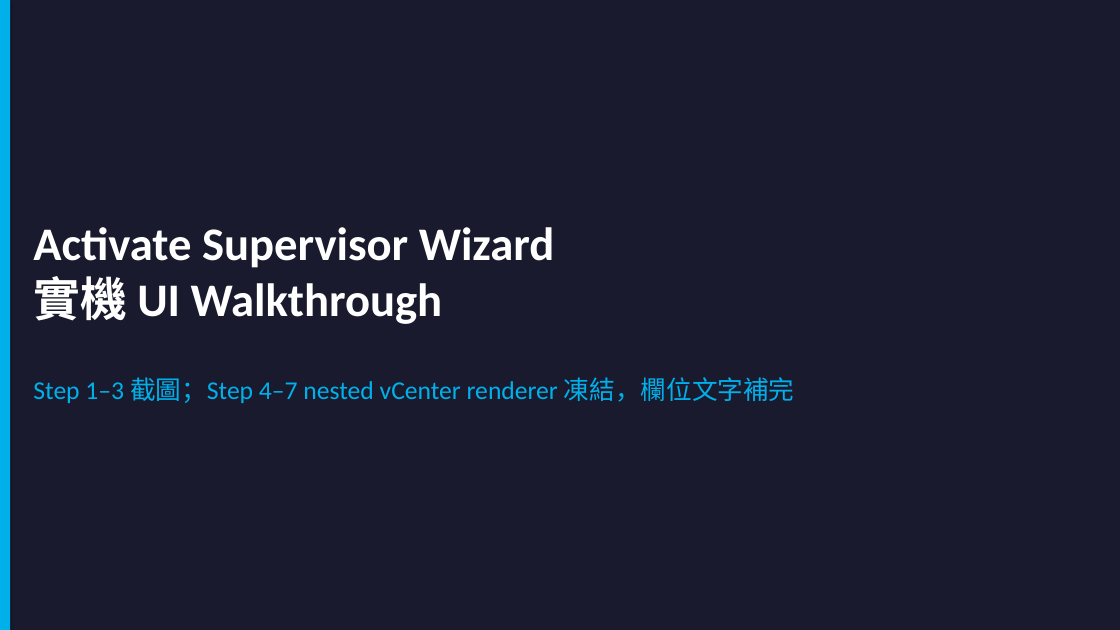
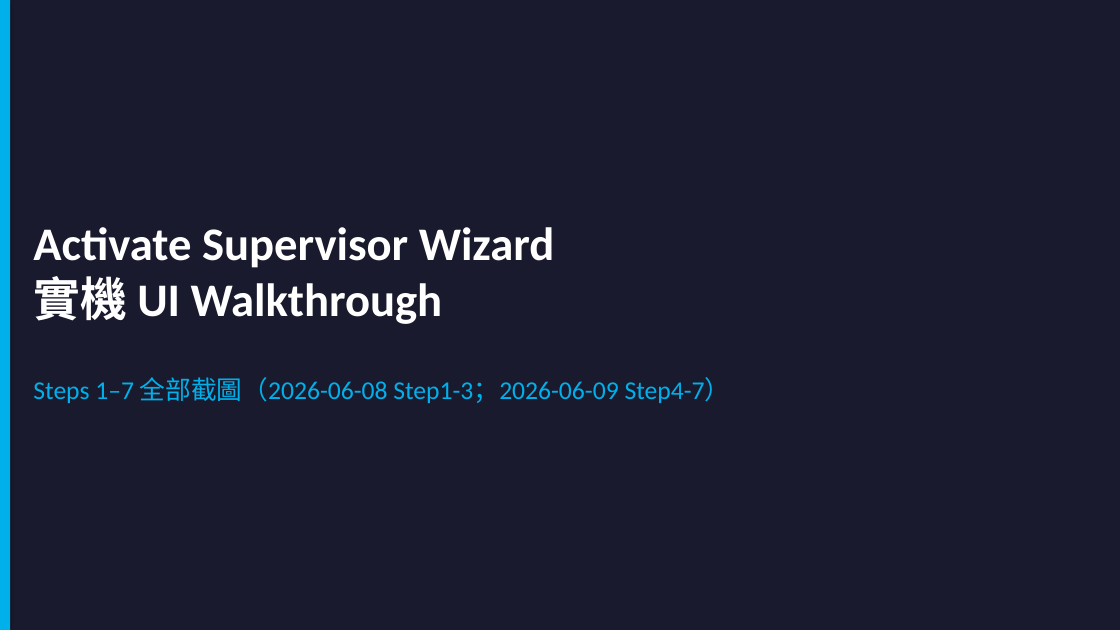
Before and after one commit to kostenyang/vcf9.1vks, a slide deck: slide 9 of VKS-on-VCF91.pptx. Drawn at 1120x630 pixels with LibreOffice and Linux fonts; fonts in the diff are those of the drawing. Boxes give left, top, right and bottom in pixels: in the first picture for what was removed or moved away, otherwise in the second. Text is boxed around its words. In the diff, an @@ line names an element or a change of style, - is before the commit and + after.

```diff
--- a/VKS-on-VCF91.pptx
+++ b/VKS-on-VCF91.pptx
@@ text at [33,377,731,403]: text changed @@
-Step 1–3 截圖；Step 4–7 nested vCenter renderer 凍結，欄位文字補完
+Steps 1–7 全部截圖（2026-06-08 Step1-3；2026-06-09 Step4-7）
```
Also in this commit, not shown: 2 other slides changed, 4 slides added, 1 slide removed, 8 other files.
